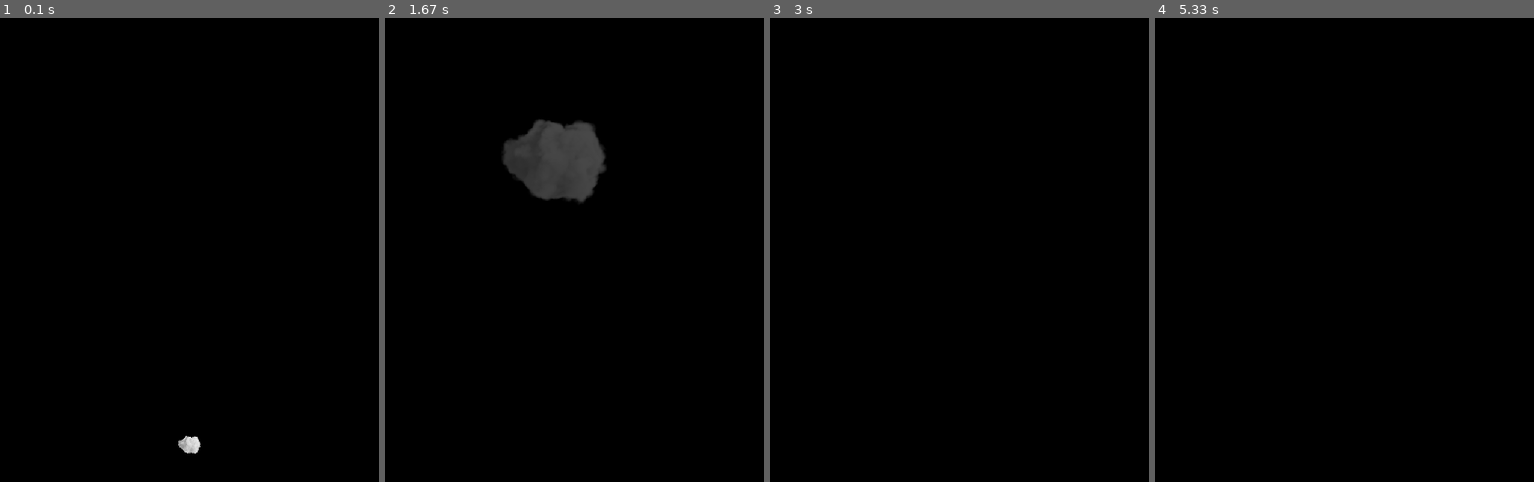
Above: before the commit, frames 1-4 (left to right).
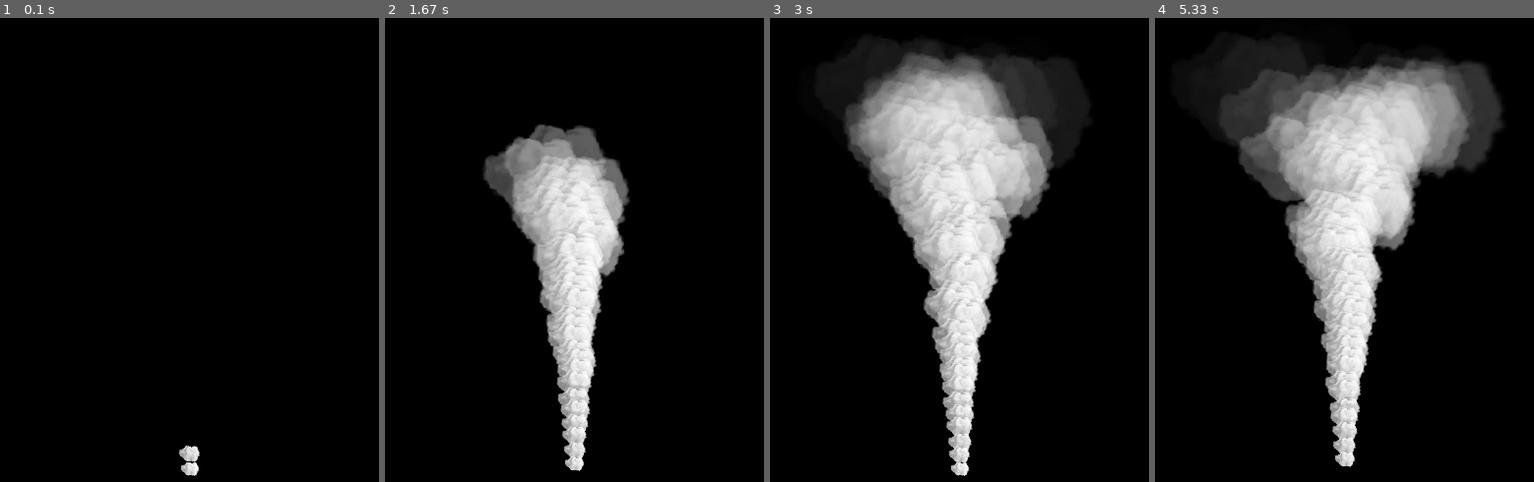
Above: after the commit, the same moments.

Repository: bills534/pygamesmoke
Game: pygame game, started from smokedemo.py
The game is run twice, just before and just after one commit, with the same random seed, the same clock (stepped at 60 frames per second) and the same inputs.
Inputs:
- Up to frame 1 (0.1 s): no input
- Up to frame 2 (1.67 s): no input
- Up to frame 3 (3 s): no input
- Up to frame 4 (5.33 s): no input

The runs differ from the first frame. In frame 1, 0.4% of the frame differs, in the area x 47-53%, y 90-99%; in frame 2, 13%; in frame 3, 26%; in frame 4, 28%, in the area x 16-92%, y 4-97%.

Commit message:
Working smoke with max smoke limits

Diff:
--- a/smokedemo.py
+++ b/smokedemo.py
@@ -4,6 +4,8 @@
 
 width = 800
 height = 900
+spawn_x = width // 2
+spawn_y = height // 2 + 200
 
 screen = pygame.display.set_mode((width,height))
 
@@ -16,29 +18,31 @@
     return pygame.transform.scale(img, (int(w), int(h)))
 
 
-IMAGE = pygame.image.load('cloudsmall.png')
+IMAGE = pygame.image.load('cloudsmall.png').convert_alpha()
 
 class SmokeParticle:
-    def __init__(self, x=width//2, y=height//2 + 200):
+    def __init__(self, x=spawn_x, y=spawn_y):
         self.x = x
         self.y = y
         self.scale_k = 0.1
         self.img = scale(IMAGE, self.scale_k)
         self.alpha = 255
-        self.alpha_decay_rate = 4
+        self.alpha_decay_rate = 3
         self.alive = True
         self.vx = 0
         self.vy = 4 + (random.randint(7,10) / 10)
         self.horizontal_velocity = 0.01 * random.random() * random.choice([-1,1])
         self.vertical_decay = 0.99
+        if self.alpha < 0.5:
+            self.alpha = 0
+            self.alive = False
 
     def update(self):
         # setting the inital velocity of the particle
         self.x += self.vx
-        # then adding the horizontal velocity to it
+        self.y -= self.vy
+        # then updating the horizontal\vertical velocity to it
         self.vx += self.horizontal_velocity
-
-        self.y -= self.vy
         self.vy *= self.vertical_decay
 
         self.scale_k += 0.005
@@ -50,12 +54,38 @@
         self.img.set_alpha(self.alpha)
 
 
-
     def draw(self):
         screen.blit(self.img, self.img.get_rect(center=(self.x, self.y)))
 
 
-smoke_particle = SmokeParticle()
+class Smoke:
+    def __init__(self, x = spawn_x, y = spawn_y):
+        self.x = x
+        self.y = y
+        self.particles = []
+        self.frames = 0
+        self.particle_count = 0
+
+    def update(self):
+        # removing dead particles from the particle list
+        self.particles = [i for i in self.particles if i.alpha > 0.5]
+        self.partical_count = len(self.particles)
+        self.frames += 1
+        if self.frames % 3 ==0:
+            self.frames = 0
+            self.particles.append(SmokeParticle(self.x, self.y))
+
+        for i in self.particles:
+            i.update()
+
+
+    def draw(self):
+        for i in self.particles:
+            i.draw()
+
+
+
+smoke = Smoke()
 
 
 def main_game():
@@ -69,10 +99,11 @@
                     quit()
 
         screen.fill((0,0,0))
-        smoke_particle.update()
-        smoke_particle.draw()
+        smoke.update()
+        smoke.draw()
         pygame.display.update()
         clock.tick(FPS)
+        pygame.display.set_caption(f'FPS = {round(clock.get_fps(), 2)}: P = {smoke.partical_count}')
 
 
 main_game()
